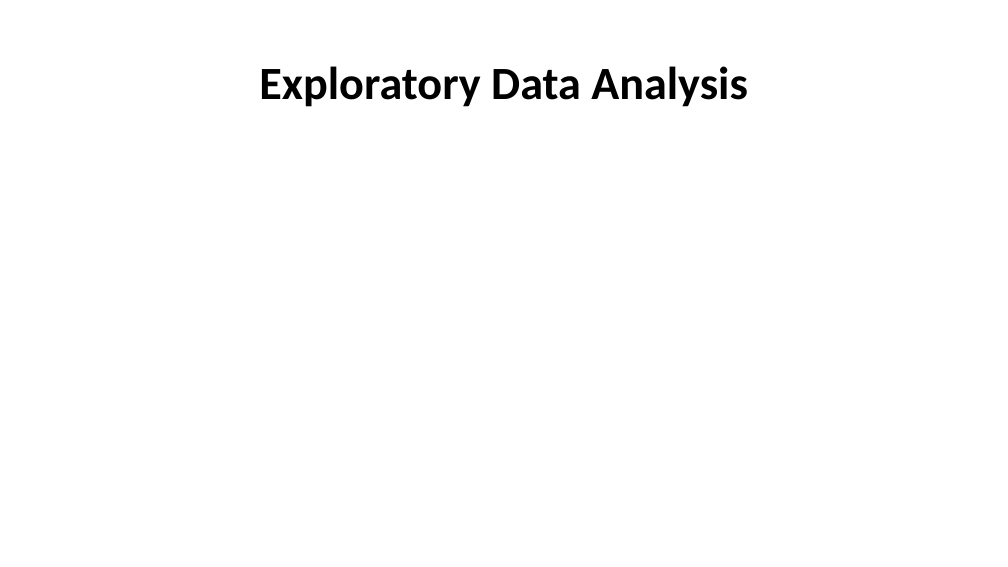
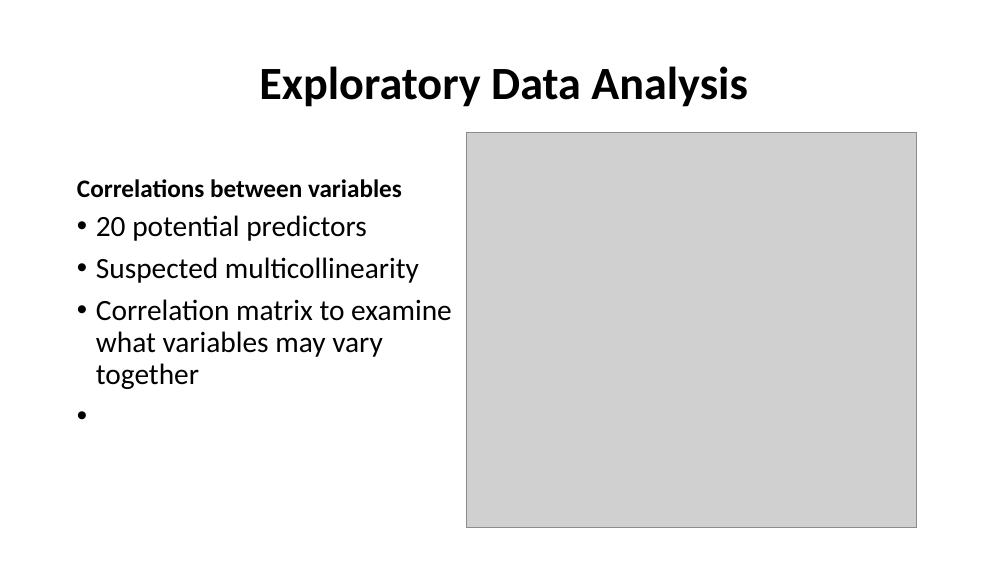
Before and after one commit to daileyco/UGA-Data-Science-Competition, a slide deck: slide 6 of 06-Report/02-Presentation/Presentation.pptx. Drawn at 1008x567 pixels with LibreOffice and Linux fonts; fonts in the diff are those of the drawing; grey boxes stand for pictures. Boxes give left, top, right and bottom in pixels: in the first picture for what was removed or moved away, otherwise in the second. Text is boxed around its words. In the diff, an @@ line names an element or a change of style, - is before the commit and + after.

```diff
--- a/06-Report/02-Presentation/Presentation.pptx
+++ b/06-Report/02-Presentation/Presentation.pptx
@@ picture added at (467, 132, 917, 528) @@
@@ text added at (77, 179, 402, 198), 24 pt, text #000000, bold @@
+Correlations between variables
@@ text added at (96, 215, 452, 389), 28 pt, text #000000 @@
+• 20 potential predictors
+• Suspected multicollinearity
+• Correlation matrix to examine what variables may vary together
```
Also in this commit, not shown: 7 other slides changed, 1 slide added, 1 slide removed, 1 other file.
